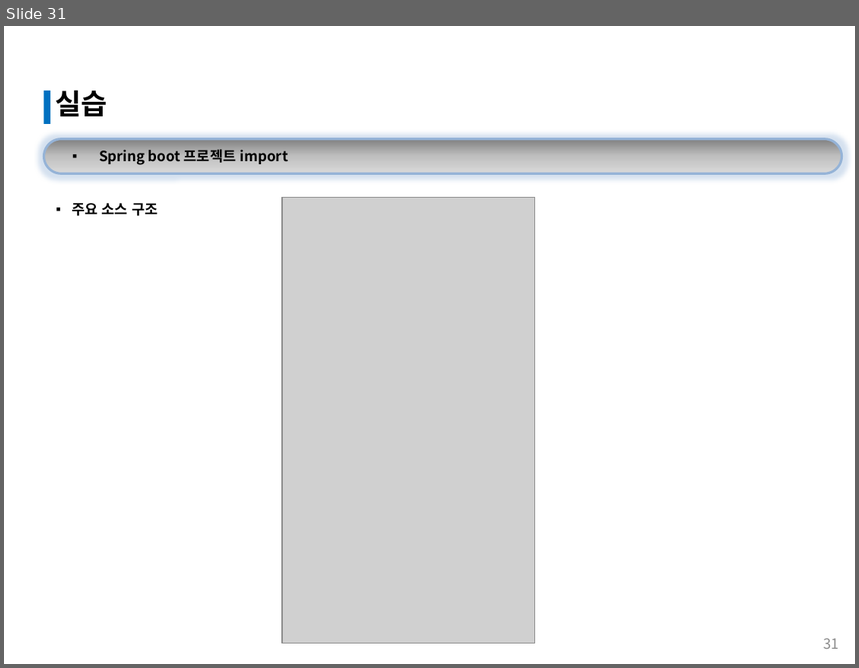
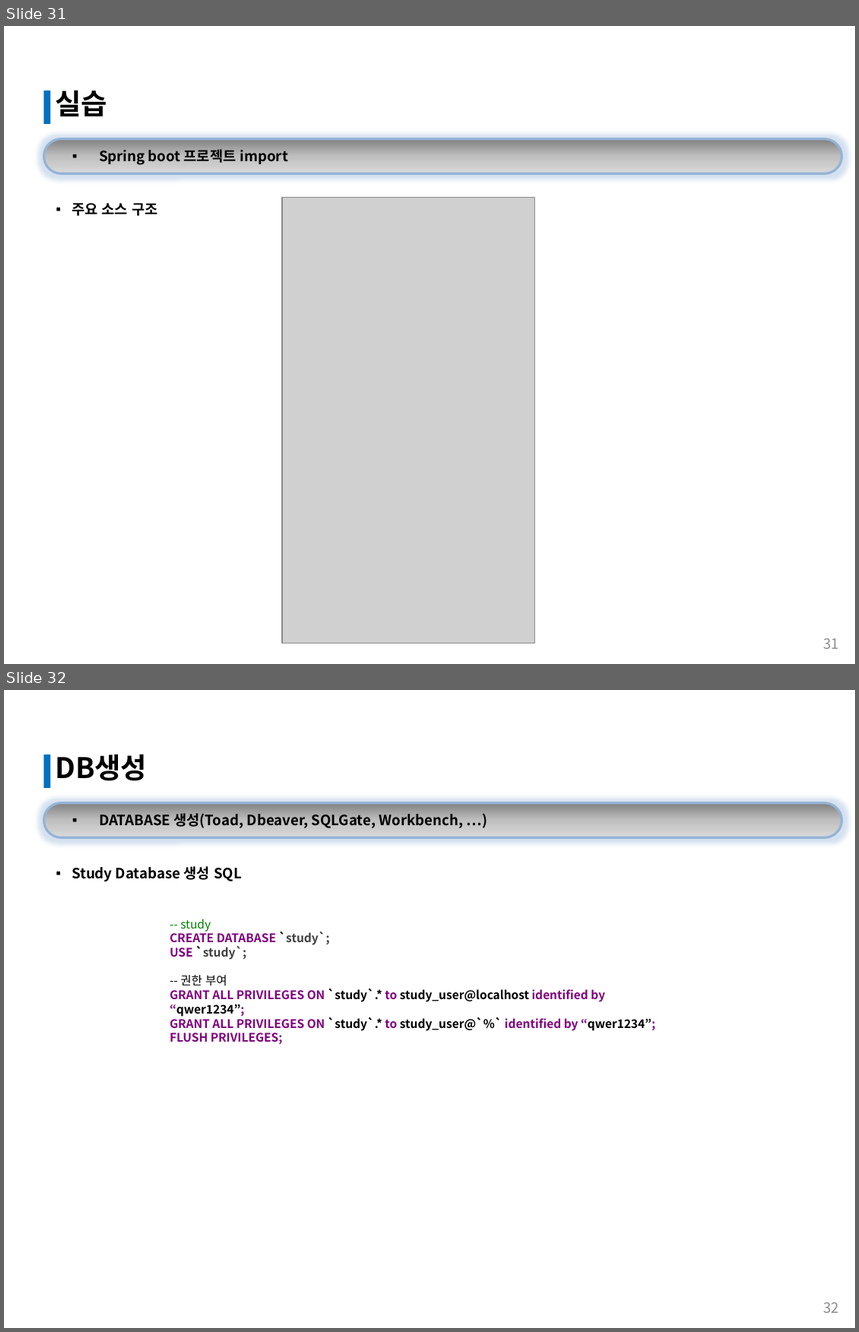
Before and after one commit to jongpil0514/20220509_mybatis, a slide deck: 220504_mybatis_eh교과_강의자료.pptx. Shown one above the other, each under a label of ours: slide 31 before the commit, slides 31 and 32 after it. The pictures are 859x668 and 859x1332 pixels, drawn with LibreOffice and Linux fonts; fonts in the diff are those of the drawing; grey boxes stand for pictures; background and template pictures are left out. Boxes give left, top, right and bottom in pixels: in the first picture for what was removed or moved away, otherwise in the second. Text is boxed around its words. In the diff, an @@ line names an element or a change of style, - is before the commit and + after.

Commit message:
발표자료 수정

```diff
--- a/220504_mybatis_eh교과_강의자료.pptx
+++ b/220504_mybatis_eh교과_강의자료.pptx
@@ slide 32 added at box(4, 690, 855, 1328), background picture (left out) @@
@@ rectangle added at box(44, 755, 51, 788), fill #0070C0 @@
@@ text added at box(56, 754, 148, 781), 24 pt, text #000000, bold @@
+DB생성
@@ rounded rectangle added at box(44, 803, 842, 838), fill gradient #808080 to #BFBFBF to #D9D9D9, outline #95B3D7 2 pt @@
@@ text added at box(99, 813, 464, 828), 12 pt, text #000000, bold @@
+▪ DATABASE 생성(Toad, Dbeaver, SQLGate, Workbench, …)
@@ text added at box(72, 866, 242, 882), 12 pt, text #000000, bold @@
+▪ Study Database 생성 SQL
@@ text added at box(170, 919, 655, 1044), 10 pt, text #800080, bold @@
+-- study
+CREATE DATABASE `study`;
+USE `study`;
+-- 권한 부여
+GRANT ALL PRIVILEGES ON `study`.* to study_user@localhost identified by “qwer1234”;
+GRANT ALL PRIVILEGES ON `study`.* to study_user@`%` identified by “qwer1234”;
+FLUSH PRIVILEGES;
@@ page number added at box(824, 1303, 840, 1313), 12 pt, text #8C8C8C @@
+32
```
